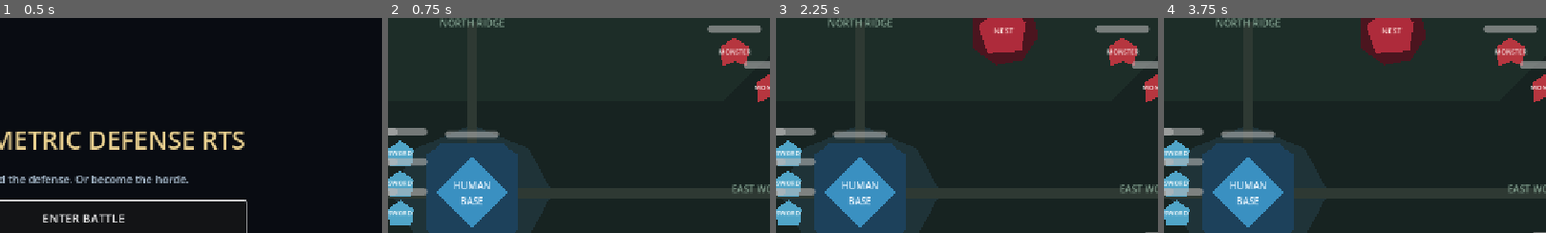
Above: before the commit, frames 1-4 (left to right).
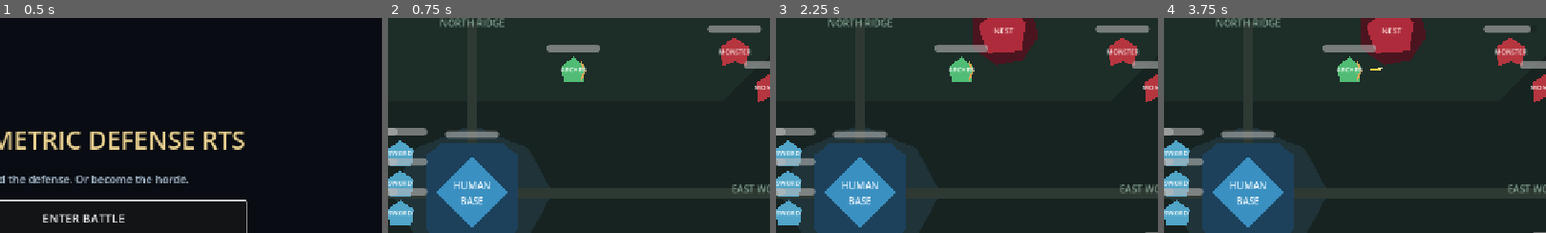
Above: after the commit, the same moments.

Repository: Mr-Zhou20030725/RTS-Game
Game: Godot game, scene res://scenes/main/main.tscn
The game is run twice, just before and just after one commit, with the same random seed, the same clock (stepped at 60 frames per second) and the same inputs.
Inputs (mouse positions are % of the whole screen's width and height, from its top left):
- Up to frame 1 (0.5 s): no input
- Up to frame 2 (0.75 s): click "ENTER BATTLE" at 0.5 s
- Up to frame 3 (2.25 s): click "RETURN TO MAIN" at 1.25 s; click "ENTER BATTLE" at 2 s
- Up to frame 4 (3.75 s): tap Enter at 2.75 s; move the mouse to (72, 45) at 2.77 s; click (72, 45) at 2.92 s; tap Space at 3.5 s; drag from (30, 55) to (45, 70) at 3.52 s
The pictures show only the part of the screen within x 39-89%, y 13-63%; the shares and areas given below are measured in that part.

Frame 1 is identical in both runs. In frame 2, 1.1% of the frame differs, in the area x 41-56%, y 12-30%; in frame 3, 1.1%; in frame 4, 1.2%, in the area x 41-98%, y 3-30%.

Commit message:
feat: complete T07 ranged combat prototype

Diff:
--- a/scenes/battle/battle.tscn
+++ b/scenes/battle/battle.tscn
@@ -6,6 +6,7 @@
 [ext_resource type="Script" path="res://scripts/input/unit_selection_manager.gd" id="4_selection"]
 [ext_resource type="PackedScene" path="res://scenes/units/t04_test_squad.tscn" id="5_squad"]
 [ext_resource type="PackedScene" path="res://scenes/units/t06_monster_demo.tscn" id="6_monsters"]
+[ext_resource type="PackedScene" path="res://scenes/units/t07_archer_demo.tscn" id="7_archer"]
 
 [node name="Battle" type="Node2D"]
 script = ExtResource("1_battle")
@@ -25,4 +26,6 @@
 
 [node name="T06MonsterDemo" parent="." instance=ExtResource("6_monsters")]
 
+[node name="T07ArcherDemo" parent="." instance=ExtResource("7_archer")]
+
 [node name="BattleHUD" parent="." instance=ExtResource("2_hud")]
--- /dev/null
+++ b/scenes/combat/combat_projectile.tscn
@@ -0,0 +1,16 @@
+[gd_scene load_steps=2 format=3]
+
+[ext_resource type="Script" path="res://scripts/combat/combat_projectile.gd" id="1_projectile"]
+
+[node name="CombatProjectile" type="Node2D" groups=["combat_projectiles"]]
+z_index = 20
+script = ExtResource("1_projectile")
+
+[node name="Trail" type="Line2D" parent="."]
+points = PackedVector2Array(-12, 0, 4, 0)
+width = 3.0
+default_color = Color(1, 0.823529, 0.270588, 1)
+
+[node name="Tip" type="Polygon2D" parent="."]
+polygon = PackedVector2Array(8, 0, 1, -4, 1, 4)
+color = Color(1, 0.960784, 0.686275, 1)
--- /dev/null
+++ b/scenes/components/ranged_attack_component.tscn
@@ -0,0 +1,6 @@
+[gd_scene load_steps=2 format=3]
+
+[ext_resource type="Script" path="res://scripts/combat/ranged_attack_component.gd" id="1_ranged"]
+
+[node name="RangedAttackComponent" type="Node"]
+script = ExtResource("1_ranged")
--- /dev/null
+++ b/scenes/units/t07_archer_demo.tscn
@@ -0,0 +1,8 @@
+[gd_scene load_steps=2 format=3]
+
+[ext_resource type="PackedScene" path="res://units/placeholders/test_archer.tscn" id="1_archer"]
+
+[node name="T07ArcherDemo" type="Node2D"]
+
+[node name="Archer" parent="." instance=ExtResource("1_archer")]
+position = Vector2(810, 180)
--- /dev/null
+++ b/scripts/combat/combat_projectile.gd
@@ -0,0 +1,93 @@
+class_name CombatProjectile
+extends Node2D
+
+## Lightweight homing projectile that safely expires with an invalid target.
+
+signal hit(target: Node2D, applied_damage: float)
+signal expired
+
+@export_range(1.0, 5000.0, 1.0) var projectile_speed := 450.0
+@export_range(0.1, 100000.0, 0.1) var damage := 10.0
+@export_range(1.0, 100.0, 1.0) var hit_radius := 8.0
+@export_range(0.1, 30.0, 0.1) var max_lifetime := 6.0
+
+var _attacker_ref: WeakRef
+var _target_ref: WeakRef
+var _lifetime_remaining := 0.0
+var _is_configured := false
+
+
+func configure(
+	attacker: Node,
+	target: Node2D,
+	configured_damage: float,
+	configured_speed: float
+) -> void:
+	_attacker_ref = weakref(attacker)
+	_target_ref = weakref(target)
+	damage = maxf(configured_damage, 0.0)
+	projectile_speed = maxf(configured_speed, 1.0)
+	_lifetime_remaining = max_lifetime
+	_is_configured = true
+
+
+func _physics_process(delta: float) -> void:
+	if not _is_configured:
+		return
+
+	_lifetime_remaining -= delta
+	if _lifetime_remaining <= 0.0:
+		_expire()
+		return
+
+	var attacker := _get_attacker()
+	var target := _get_target()
+	if attacker == null or target == null:
+		_expire()
+		return
+	if not CombatRules.can_damage(attacker, target):
+		_expire()
+		return
+
+	var distance_to_target := global_position.distance_to(target.global_position)
+	var travel_distance := projectile_speed * delta
+	if distance_to_target <= maxf(hit_radius, travel_distance):
+		global_position = target.global_position
+		var applied_damage := CombatRules.try_apply_damage(
+			attacker, target, damage
+		)
+		hit.emit(target, applied_damage)
+		queue_free()
+		return
+
+	global_position += global_position.direction_to(
+		target.global_position
+	) * travel_distance
+	rotation = global_position.direction_to(target.global_position).angle()
+
+
+func get_target() -> Node2D:
+	return _get_target()
+
+
+func _get_attacker() -> Node:
+	if _attacker_ref == null:
+		return null
+	var attacker := _attacker_ref.get_ref() as Node
+	if attacker == null or not is_instance_valid(attacker):
+		return null
+	return attacker
+
+
+func _get_target() -> Node2D:
+	if _target_ref == null:
+		return null
+	var target := _target_ref.get_ref() as Node2D
+	if target == null or not is_instance_valid(target) or not target.is_inside_tree():
+		return null
+	return target
+
+
+func _expire() -> void:
+	expired.emit()
+	queue_free()
--- /dev/null
+++ b/scripts/combat/ranged_attack_component.gd
@@ -0,0 +1,110 @@
+class_name RangedAttackComponent
+extends Node
+
+## Reusable ranged attack behavior. Formal targeting priorities arrive in T08.
+
+signal target_changed(target: Node2D)
+signal projectile_fired(projectile: Node2D, target: Node2D)
+
+const DEFAULT_PROJECTILE_SCENE := preload(
+	"res://scenes/combat/combat_projectile.tscn"
+)
+
+@export var combat_enabled := true
+@export_range(0.1, 100000.0, 0.1) var attack_damage := 16.0
+@export_range(0.05, 60.0, 0.05) var attack_interval := 0.8
+@export_range(1.0, 2000.0, 1.0) var attack_range := 340.0
+@export_range(1.0, 5000.0, 1.0) var projectile_speed := 450.0
+@export var projectile_spawn_offset := Vector2.ZERO
+@export var projectile_scene: PackedScene = DEFAULT_PROJECTILE_SCENE
+@export var target_group: StringName = &"combat_targets"
+
+var current_target: Node2D
+var _attack_cooldown := 0.0
+
+@onready var actor := get_parent() as Node2D
+
+
+func _ready() -> void:
+	_attack_cooldown = attack_interval
+
+
+func _physics_process(delta: float) -> void:
+	if not combat_enabled or actor == null:
+		return
+
+	_attack_cooldown = maxf(_attack_cooldown - delta, 0.0)
+	if not _is_target_in_range(current_target):
+		_set_target(_find_nearest_hostile_target())
+	if current_target == null or not is_zero_approx(_attack_cooldown):
+		return
+
+	fire_at(current_target)
+
+
+func get_current_target() -> Node2D:
+	return current_target
+
+
+func clear_target() -> void:
+	_set_target(null)
+
+
+func fire_at(target: Node2D) -> Node2D:
+	if (
+		not combat_enabled
+		or actor == null
+		or projectile_scene == null
+		or not _is_target_in_range(target)
+	):
+		return null
+
+	var projectile := projectile_scene.instantiate() as Node2D
+	if projectile == null or not projectile.has_method("configure"):
+		push_error("RangedAttackComponent requires a CombatProjectile scene.")
+		if projectile != null:
+			projectile.queue_free()
+		return null
+
+	var projectile_parent := actor.get_parent()
+	if projectile_parent == null:
+		projectile.queue_free()
+		return null
+
+	projectile.call("configure", actor, target, attack_damage, projectile_speed)
+	projectile_parent.add_child(projectile)
+	projectile.global_position = actor.global_position + projectile_spawn_offset
+	_attack_cooldown = attack_interval
+	projectile_fired.emit(projectile, target)
+	return projectile
+
+
+func _find_nearest_hostile_target() -> Node2D:
+	var nearest_target: Node2D
+	var nearest_distance := INF
+	for candidate_node in get_tree().get_nodes_in_group(target_group):
+		if candidate_node == actor or not candidate_node is Node2D:
+			continue
+		var candidate := candidate_node as Node2D
+		if not _is_target_in_range(candidate):
+			continue
+		var distance := actor.global_position.distance_to(candidate.global_position)
+		if distance < nearest_distance:
+			nearest_target = candidate
+			nearest_distance = distance
+	return nearest_target
+
+
+func _is_target_in_range(target: Node2D) -> bool:
+	if target == null or not is_instance_valid(target) or not target.is_inside_tree():
+		return false
+	if not CombatRules.can_damage(actor, target):
+		return false
+	return actor.global_position.distance_to(target.global_position) <= attack_range
+
+
+func _set_target(target: Node2D) -> void:
+	if current_target == target:
+		return
+	current_target = target
+	target_changed.emit(current_target)
--- a/scripts/units/rts_unit.gd
+++ b/scripts/units/rts_unit.gd
@@ -18,6 +18,7 @@
 @onready var melee_component := get_node_or_null(
 	"MeleeAttackComponent"
 ) as MeleeAttackComponent
+@onready var ranged_component := get_node_or_null("RangedAttackComponent")
 
 var is_selected := false
 var _has_move_target := false
@@ -123,6 +124,8 @@
 	set_physics_process(false)
 	if melee_component != null:
 		melee_component.combat_enabled = false
+	if ranged_component != null:
+		ranged_component.set("combat_enabled", false)
 	if collision_shape != null:
 		collision_shape.set_deferred("disabled", true)
 	modulate = Color(0.35, 0.35, 0.35, 0.65)
--- /dev/null
+++ b/tests/validate_t07.gd
@@ -0,0 +1,142 @@
+extends SceneTree
+
+const ARCHER_SCENE := preload("res://units/placeholders/test_archer.tscn")
+const MONSTER_SCENE := preload("res://units/placeholders/test_monster.tscn")
+
+var projectile_count := 0
+var observed_damage := 0.0
+var observed_speed := 0.0
+
+
+func _init() -> void:
+	_run_validation()
+
+
+func _run_validation() -> void:
+	if not await _validate_projectile_hits_with_configured_parameters():
+		return
+	if not await _validate_projectiles_expire_when_target_dies_early():
+		return
+
+	print(
+		"T07 validation passed: ranged attacks launch configurable projectiles, "
+		+ "hit enemies, and safely expire when their target dies early."
+	)
+	quit()
+
+
+func _validate_projectile_hits_with_configured_parameters() -> bool:
+	projectile_count = 0
+	observed_damage = 0.0
+	observed_speed = 0.0
+
+	var archer := ARCHER_SCENE.instantiate()
+	var monster := MONSTER_SCENE.instantiate()
+	archer.position = Vector2(240, 300)
+	monster.position = Vector2(500, 300)
+
+	var ranged = archer.get_node("RangedAttackComponent")
+	ranged.attack_damage = 25.0
+	ranged.attack_interval = 0.12
+	ranged.attack_range = 400.0
+	ranged.projectile_speed = 260.0
+	ranged.projectile_fired.connect(_on_projectile_fired)
+
+	var monster_health := monster.get_node(
+		"HealthComponent"
+	) as HealthComponent
+	monster_health.max_health = 75.0
+	(monster.get_node("MeleeAttackComponent") as MeleeAttackComponent).combat_enabled = false
+
+	root.add_child(archer)
+	root.add_child(monster)
+	for _frame in 240:
+		await physics_frame
+		if monster_health.is_dead:
+			break
+
+	if not monster_health.is_dead:
+		_fail("Configured ranged projectiles did not defeat the target.")
+		return false
+	if projectile_count < 3:
+		_fail("Ranged component did not launch the expected projectiles.")
+		return false
+	if not is_equal_approx(observed_damage, 25.0):
+		_fail("Projectile did not inherit the configured attack damage.")
+		return false
+	if not is_equal_approx(observed_speed, 260.0):
+		_fail("Projectile did not inherit the configured projectile speed.")
+		return false
+
+	for _frame in 5:
+		await physics_frame
+	if not get_nodes_in_group("combat_projectiles").is_empty():
+		_fail("Projectile remained active after its target died.")
+		return false
+
+	_remove_actors([archer, monster])
+	await process_frame
+	return true
+
+
+func _validate_projectiles_expire_when_target_dies_early() -> bool:
+	var archer := ARCHER_SCENE.instantiate()
+	var monster := MONSTER_SCENE.instantiate()
+	archer.position = Vector2(200, 500)
+	monster.position = Vector2(520, 500)
+
+	var ranged = archer.get_node("RangedAttackComponent")
+	ranged.attack_damage = 10.0
+	ranged.attack_interval = 60.0
+	ranged.attack_range = 500.0
+	ranged.projectile_speed = 90.0
+	(monster.get_node("MeleeAttackComponent") as MeleeAttackComponent).combat_enabled = false
+
+	root.add_child(archer)
+	root.add_child(monster)
+	await process_frame
+
+	ranged.attack_range = 100.0
+	if ranged.fire_at(monster) != null:
+		_fail("Ranged attack ignored its configured attack range.")
+		return false
+	ranged.attack_range = 500.0
+	var first_projectile: Node2D = ranged.fire_at(monster)
+	var second_projectile: Node2D = ranged.fire_at(monster)
+	if first_projectile == null or second_projectile == null:
+		_fail("Could not launch projectiles for the early-death safety test.")
+		return false
+
+	CombatRules.try_apply_damage(archer, monster, 100000.0)
+	for _frame in 5:
+		await physics_frame
+	if is_instance_valid(first_projectile) or is_instance_valid(second_projectile):
+		_fail("Projectile did not free itself after its target died early.")
+		return false
+	if not get_nodes_in_group("combat_projectiles").is_empty():
+		_fail("An orphaned projectile remained after target invalidation.")
+		return false
+
+	_remove_actors([archer, monster])
+	await process_frame
+	return true
+
+
+func _on_projectile_fired(
+	projectile: Node2D, _target: Node2D
+) -> void:
+	projectile_count += 1
+	observed_damage = projectile.get("damage")
+	observed_speed = projectile.get("projectile_speed")
+
+
+func _remove_actors(actors: Array) -> void:
+	for actor in actors:
+		if actor.get_parent() != null:
+			actor.get_parent().remove_child(actor)
+		actor.queue_free()
+
+
+func _fail(message: String) -> void:
+	push_error("T07 validation failed: %s" % message)
+	quit(1)
--- /dev/null
+++ b/units/placeholders/test_archer.tscn
@@ -0,0 +1,65 @@
+[gd_scene load_steps=6 format=3]
+
+[ext_resource type="PackedScene" path="res://scenes/components/health_component.tscn" id="1_health"]
+[ext_resource type="Script" path="res://scripts/units/rts_unit.gd" id="2_unit"]
+[ext_resource type="PackedScene" path="res://scenes/components/faction_component.tscn" id="3_faction"]
+[ext_resource type="PackedScene" path="res://scenes/components/ranged_attack_component.tscn" id="4_ranged"]
+
+[sub_resource type="CircleShape2D" id="CircleShape2D_archer"]
+radius = 14.0
+
+[node name="TestArcher" type="CharacterBody2D" groups=["combat_targets", "moving_units", "test_archer_placeholder"]]
+collision_layer = 1
+collision_mask = 1
+script = ExtResource("2_unit")
+move_speed = 140.0
+
+[node name="Body" type="Polygon2D" parent="."]
+polygon = PackedVector2Array(0, -24, 20, -7, 16, 20, -16, 20, -20, -7)
+color = Color(0.313726, 0.741176, 0.462745, 1)
+
+[node name="Bow" type="Line2D" parent="."]
+points = PackedVector2Array(12, -15, 20, 0, 12, 15)
+width = 3.0
+default_color = Color(0.85098, 0.658824, 0.329412, 1)
+
+[node name="Label" type="Label" parent="."]
+offset_left = -38.0
+offset_top = -10.0
+offset_right = 38.0
+offset_bottom = 14.0
+theme_override_font_sizes/font_size = 11
+text = "ARCHER"
+horizontal_alignment = 1
+
+[node name="HealthComponent" parent="." instance=ExtResource("1_health")]
+position = Vector2(0, -38)
+max_health = 80.0
+
+[node name="FactionComponent" parent="." instance=ExtResource("3_faction")]
+faction = 1
+
+[node name="RangedAttackComponent" parent="." instance=ExtResource("4_ranged")]
+attack_damage = 16.0
+attack_interval = 0.8
+attack_range = 340.0
+projectile_speed = 450.0
+projectile_spawn_offset = Vector2(18, 0)
+
+[node name="CollisionShape2D" type="CollisionShape2D" parent="."]
+shape = SubResource("CircleShape2D_archer")
+
+[node name="NavigationAgent2D" type="NavigationAgent2D" parent="."]
+unique_name_in_owner = true
+path_desired_distance = 6.0
+target_desired_distance = 10.0
+radius = 16.0
+neighbor_distance = 72.0
+
+[node name="SelectionIndicator" type="Line2D" parent="."]
+unique_name_in_owner = true
+visible = false
+z_index = 10
+points = PackedVector2Array(24, 0, 16.9706, 16.9706, 0, 24, -16.9706, 16.9706, -24, 0, -16.9706, -16.9706, 0, -24, 16.9706, -16.9706, 24, 0)
+width = 3.0
+default_color = Color(0.917647, 0.819608, 0.313726, 1)
Not shown: 1 places in scenes/battle/battle.tscn that only renumber resources
Not shown, added: scripts/combat/combat_projectile.gd.uid
Not shown, added: scripts/combat/ranged_attack_component.gd.uid
Not shown, added: tests/validate_t07.gd.uid
